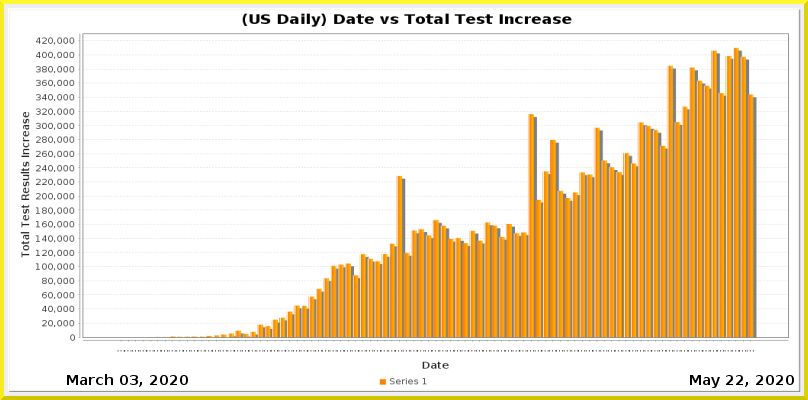
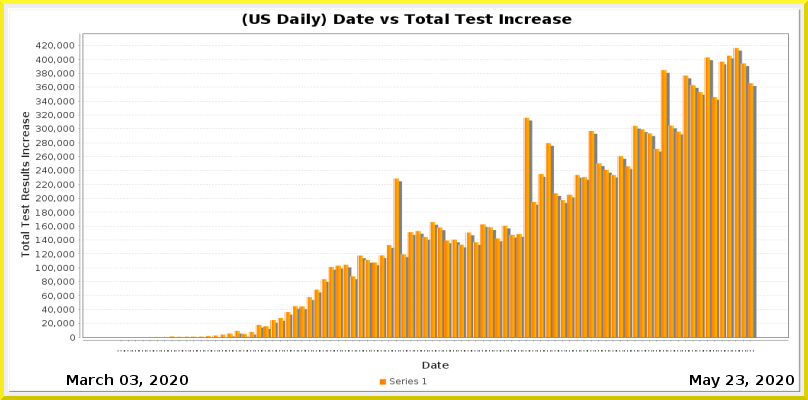
Layer changes from the first 808 x 400 image to the second:
painted on "Current Date" over [736, 375, 744, 385]
painted on "Date_vs_TestIncrease.png" over [36, 37, 789, 352]
